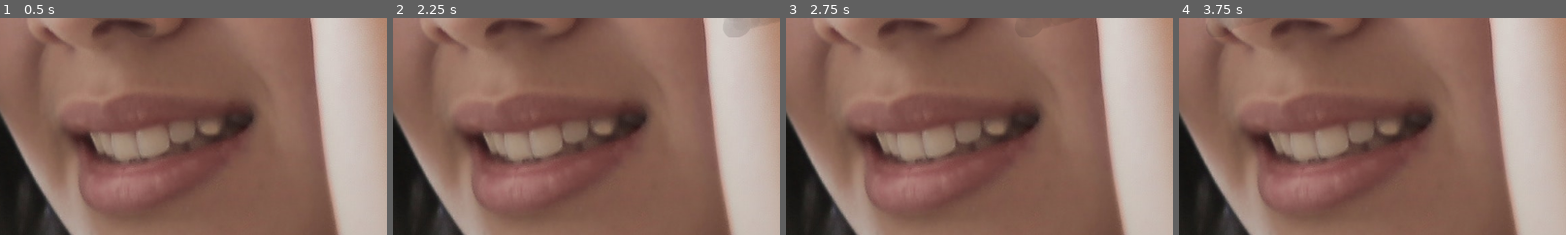
Above: before the commit, frames 1-4 (left to right).
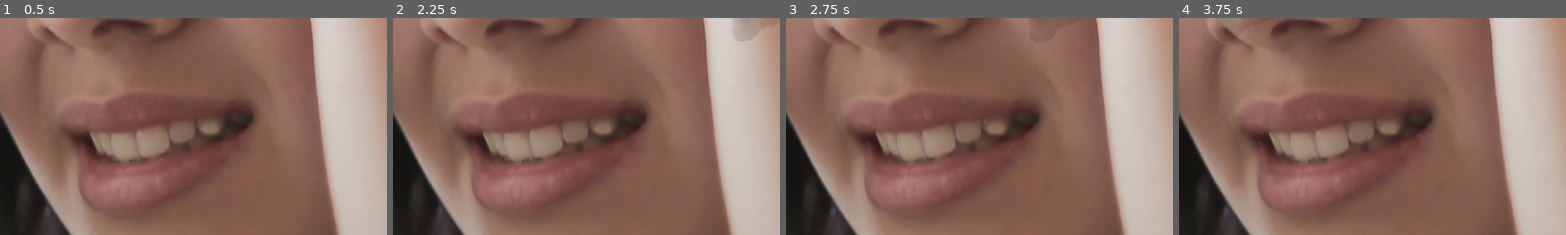
Above: after the commit, the same moments.

Repository: nino/amonarchic-aardvarks
Game: Godot game, scene res://node_2d.tscn
The game is run twice, just before and just after one commit, with the same random seed, the same clock (stepped at 60 frames per second) and the same inputs.
Inputs:
- Up to frame 1 (0.5 s): no input
- Up to frame 2 (2.25 s): tap Enter (ui_accept) at 0.5, 0.6, 0.77, 1.07, 1.35, 1.52, 1.82, 2.1 s; hold Right (ui_right) 0.53-2.03 s; hold Left (ui_left) from 2.03 s (still down)
- Up to frame 3 (2.75 s): keep holding Left (ui_left)
- Up to frame 4 (3.75 s): keep holding Left (ui_left); tap Enter (ui_accept) at 2.85, 3.02, 3.32, 3.5, 3.6 s
The pictures show only the part of the screen within x 2-52%, y 0-50%; the shares and areas given below are measured in that part.

Frame 1 is identical in both runs. In frame 2, less than 0.1% of the frame differs, in the area x 86-94%, y 0-9%; in frame 3, less than 0.1%; in frame 4, less than 0.1%.

Commit message:
Walking or other stuff I think?

Diff:
--- a/CharacterBody2D.gd
+++ b/CharacterBody2D.gd
@@ -7,21 +7,23 @@
 # Get the gravity from the project settings to be synced with RigidBody nodes.
 var gravity = ProjectSettings.get_setting("physics/2d/default_gravity")
 
-
-func _physics_process(delta):
-	# Initialize an empty Vector2 for movement direction
-	# Add the gravity.
-	# if not is_on_floor():
-	# 	velocity.y += gravity * delta
-
-	# Handle Jump.
-	# if Input.is_action_just_pressed("ui_accept") and is_on_floor():
-	# 	velocity.y = JUMP_VELOCITY
-
+func _walking_animation():
 	# Flip the sprite based on the direction.
 	if velocity.x != 0:
 		$PuffinSweaty.flip_h = velocity.x >= 0
 
+	var time = Time.get_ticks_msec() / 1000.0
+	var angle_offset = sin(time * 24.0) * 0.4
+
+	# If he is walking, alternate between rotating 20degrees and -20degrees.
+	if velocity.x != 0 || velocity.y != 0:
+		$PuffinSweaty.rotation = lerp_angle($PuffinSweaty.rotation, 0.1 * sign(velocity.x) + angle_offset, 0.1)
+	else:
+		$PuffinSweaty.rotation = lerp_angle($PuffinSweaty.rotation, 0, 0.1)
+
+
+func _physics_process(delta):
+	_walking_animation()
 
 	# Get the input direction and handle the movement/deceleration.
 	# As good practice, you should replace UI actions with custom gameplay actions.
